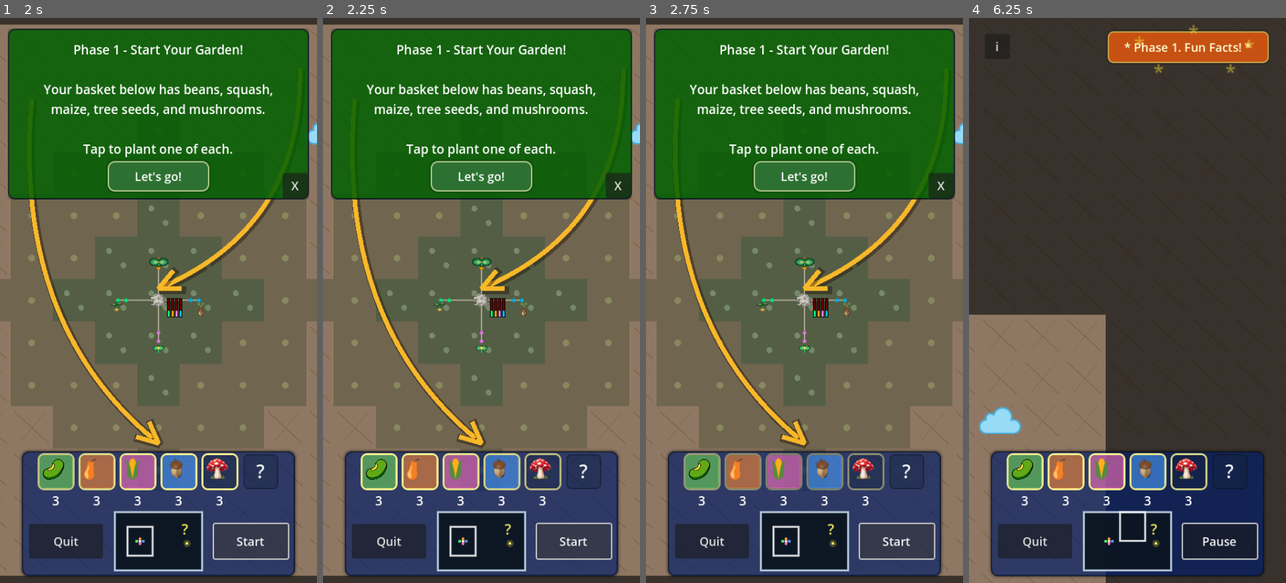
Above: before the commit, frames 1-4 (left to right).
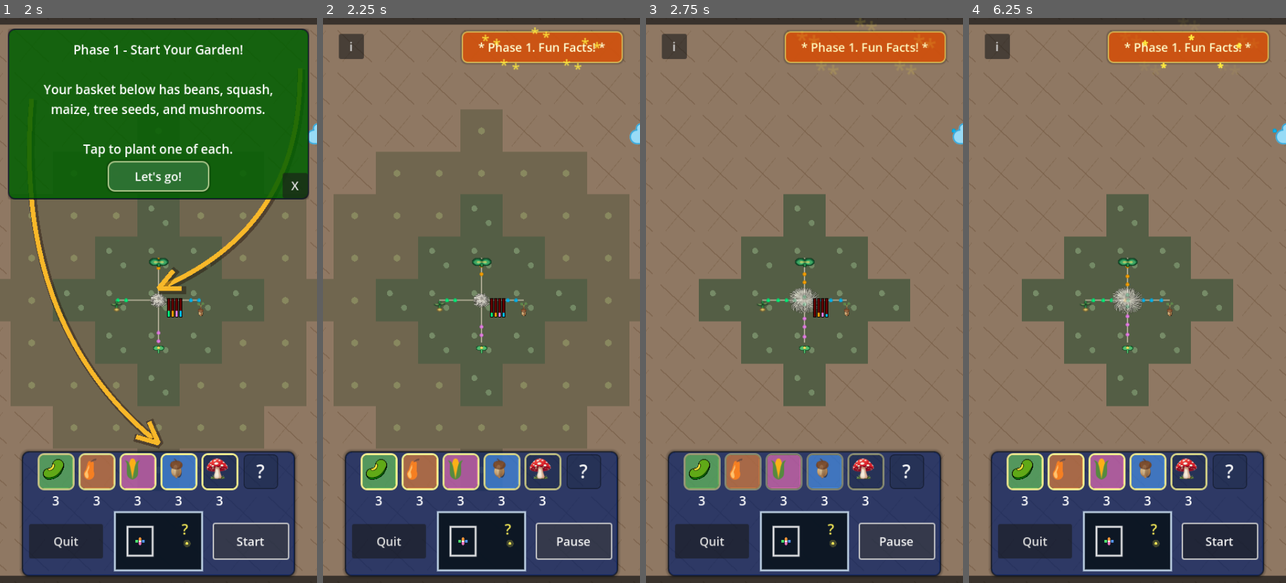
Above: after the commit, the same moments.

Repository: grassrootseconomics/mycofig
Game: Godot game, scene res://scenes/title_screen.tscn
The game is run twice, just before and just after one commit, with the same random seed, the same clock (stepped at 60 frames per second) and the same inputs.
Inputs (mouse positions are in pixels of both pictures, inside the frame that each line leads up to):
- Up to frame 1 (2 s): click "Story Mode" at 0.5 s; click "Pause" at 1.25 s
- Up to frame 2 (2.25 s): click "Start" at 2 s
- Up to frame 3 (2.75 s): no input
- Up to frame 4 (6.25 s): click "Start" (after the commit: "Pause") at 2.75 s; click (1127, 176) at 3.5 s, where only the run before the commit has a clickable "Let's go!"; drag from (1127, 543) to (1127, 300) at 4.27 s; drag from (1064, 328) to (1029, 419) at 5.02 s; move the mouse to (1159, 176) at 5.77 s; hold Right (right) from 5.78 s (still down); tap D (cam_right) at 5.85 s

Frame 1 is identical in both runs. In frame 2, 31% of the frame differs, in the area x 2-98%, y 1-94%; in frame 3, 55%; in frame 4, 71%, in the area x 0-100%, y 1-100%.

Commit message:
Update story phase descriptions for clarity and adjust GODOT_CONFIG file size

Diff:
--- a/global/global.gd
+++ b/global/global.gd
@@ -141,7 +141,7 @@
 Try to collect one of each garden item.",
 	3: "Phase 3 - Grow your garden!
 
-	Tap plants to check their need. Plant mushrooms so nearby plants can share help through the network.",
+	Tap plants to check their need. Plant mushrooms so nearby plants can share through the network.",
 	4: "Phase 4 - You Found a Village!
 
 The farmers need healthy food.
--- a/scenes/ui.gd
+++ b/scenes/ui.gd
@@ -82,7 +82,7 @@
 A healthy garden grows enough to feed people, seeds, and wildlife. If something gets eaten, plant again and keep the garden growing.",
 	3: "Different plants bring different strengths.
 
-Beans help the soil. Squash shades the ground. Maize feeds people. Trees help with water and shelter.
+Beans help fix nitrogen (Green). Squash shades the ground and provide Potassium (Organge). Maize provides phosphorous (Poink) and structure for the beans to climb. Trees help with water (Blue) and shelter.
 
 Mushroom roots (fungi) connect plants so they can share water and nutrients.
 ",
@@ -3395,10 +3395,10 @@
 
 func _on_pause_button_pressed() -> void:
 	if is_instance_valid(_story_facts_panel) and _story_facts_panel.visible:
-		set_pause_state(true)
+		_on_story_facts_close_pressed()
 		return
 	if _is_guidance_instruction_mode() and is_instance_valid(_tutorial_panel) and _tutorial_panel.visible and not _tutorial_collapsed:
-		set_pause_state(true)
+		_on_tutorial_continue_pressed()
 		return
 	var next_paused = not get_tree().paused
 	set_pause_state(next_paused)
Not shown, changed: web/index.html
Not shown, changed: web/index.pck
